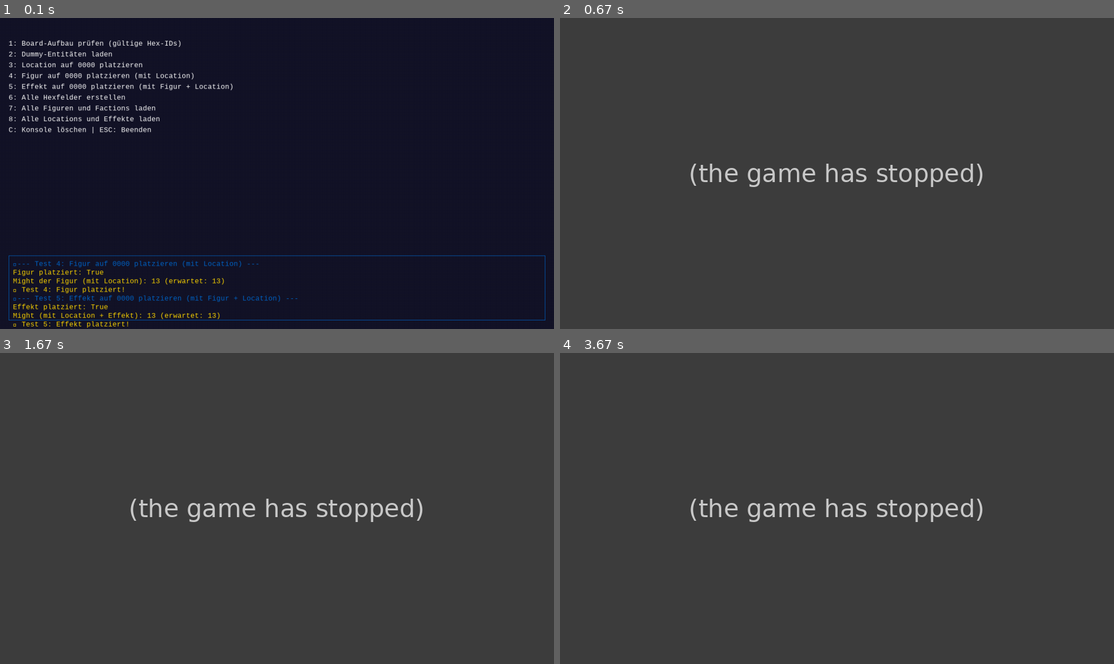
Above: before the commit, frames 1-4 (two rows, left to right).
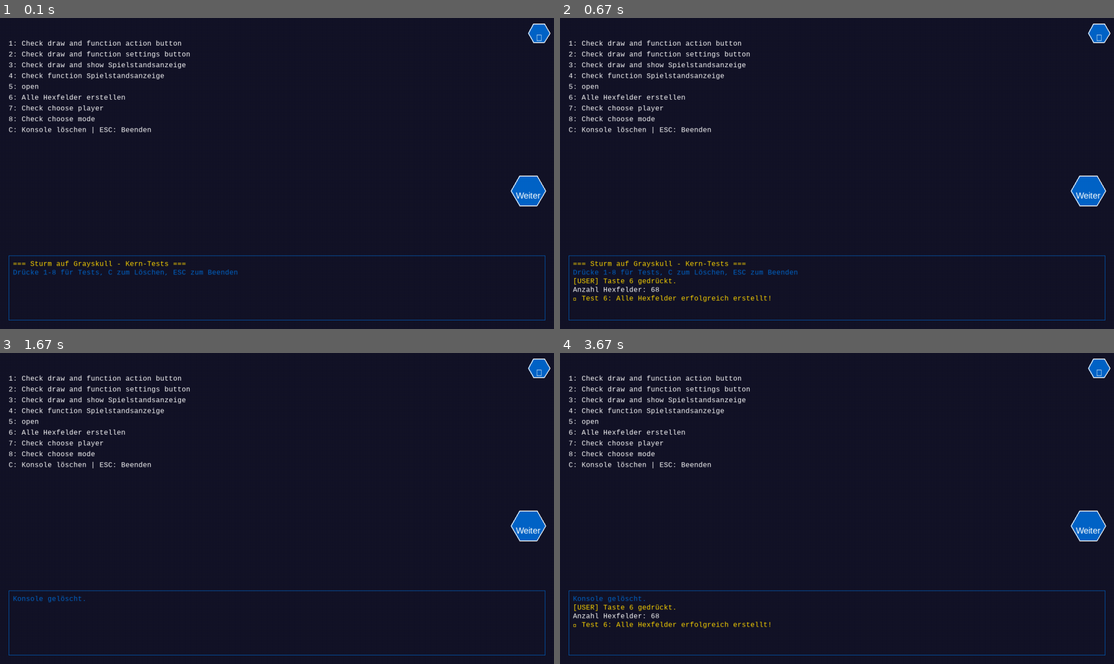
Above: after the commit, the same moments.

Repository: falkstergaming/Assault
Game: pygame game, started from main.py
Two runs of this game, one before a commit and one after it. Both use one fixed random seed, a clock stepped at 60 frames per second and the inputs below.
Inputs (mouse positions are in pixels of both pictures, inside the frame that each line leads up to):
- Up to frame 1 (0.1 s): no input
- Up to frame 2 (0.67 s): hold 6 from 0.33 s (still down); move the mouse to (814, 185) at 0.37 s
- Up to frame 3 (1.67 s): release 6 at 0.8 s; click "Weiter" at 0.88 s; press the mouse at (199, 443) at 1.2 s; move the mouse to (193, 424) at 1.3 s; release the mouse at (188, 405) at 1.43 s; tap C at 1.57 s; click (354, 440) at 1.58 s
- Up to frame 4 (3.67 s): tap C at 1.87, 2.07, 2.4, 2.7, 3.47 s; click (681, 558) at 2.08 s; tap 6 at 2.15, 3.55 s; click (992, 620) at 2.42 s; click (731, 433) at 3.48 s

The runs differ from the first frame. In frame 1, 4.2% of the frame differs, in the area x 2-100%, y 1-100%; in frame 2, 100%; in frame 3, 100%, in the area x 0-100%, y 0-100%; in frame 4, 100%.
Error before the commit: AttributeError: 'Board' object has no attribute 'get_valid_hex_ids' (simulation.py line 130); the game stopped at 0.33 s (later frames are placeholders)

Commit message:
Hexfelder und Hexbuttons

Diff:
--- a/core/utils/global_constants.py
+++ b/core/utils/global_constants.py
@@ -2,6 +2,13 @@
 Globale Konstanten für Sturm auf Grayskull.
 Alle Konstanten sind hier zentral definiert, um Wartbarkeit zu erhöhen.
 """
+# Hexfeld-Geometrie für die Wabenstruktur
+HEX_SIZE = {
+    "width": 80,    # eventuell kleiner machen
+    "height": 80
+}
+HEX_SPACING = 10     # Größerer Abstand zwischen den Hexfeldern
+
 
 # --- Might & Buffs ---
 DEFAULT_MIGHT_SPLIT = [0.5, 0.5]  # Standard-Might-Aufteilung für Felder mit 2 Idles
--- a/interfaces/renderer/pygame/components/button.py
+++ b/interfaces/renderer/pygame/components/button.py
@@ -1,68 +1,117 @@
+"""
+Button-Klasse für hexagonale Buttons.
+- Action-Button: Groß (size=80), rechts am Rand, mittig (für "Weiter").
+- Settings-Button: Klein (size=50), oben rechts im Eck.
+- BoardButton: Vorbereitung für Hexfelder des Spielfelds (interaktiv).
+"""
+
+from math import cos, sin, pi
+from typing import List, Tuple, Optional, Callable
 import pygame
-from typing import Optional, Callable
-from core.utils.global_constants import COLORS, FACTION_COLORS
+from core.utils.global_constants import COLORS
 
-class Button:
-    """Button-Klasse für das Spiel (z. B. Action-Button, Settings-Button)."""
+
+class HexButton:
+    """
+    Basis-Klasse für ALLE hexagonalen Buttons im Spiel.
+    - Präzise Kollisionserkennung (Point-in-Polygon).
+    - Highlighting bei Mausüberfahrt.
+    - Text und Symbol-Unterstützung.
+    - Callback-Funktion bei Klick.
+
+    Standardgrößen:
+    - Action-Button: size=80 (rechts am Rand, mittig).
+    - Settings-Button: size=50 (oben rechts im Eck).
+    - BoardButton: size variabel (für Spielfeld-Hexfelder).
+    """
 
     def __init__(
         self,
         x: int,
         y: int,
-        width: int,
-        height: int,
+        size: int,          # Größe des Hexagons (Durchmesser)
+        color: tuple,
         text: str = "",
-        symbol: Optional[pygame.Surface] = None,  # Symbol (z. B. Pygame-Surface für ein Icon)
-        callback: Optional[Callable] = None,     # Funktion, die beim Klick aufgerufen wird
-        highlight_color: tuple = COLORS["highlight"],  # Farb-Highlight
-        base_color: tuple = COLORS["primary"],        # Standardfarbe
-        text_color: tuple = COLORS["text"],           # Textfarbe
+        hex_id: Optional[str] = None,
+        callback: Optional[Callable] = None,
+        highlight_color: Optional[tuple] = None,
+        symbol: Optional[pygame.Surface] = None,
+        text_color: tuple = COLORS["text"],
         font_size: int = 20,
     ):
+        # Basis-Eigenschaften
         self.x = x
         self.y = y
-        self.width = width
-        self.height = height
+        self.size = size
+        self.color = color
         self.text = text
+        self.hex_id = hex_id
+        self.callback = callback
+        self.highlight_color = highlight_color if highlight_color else self._lighten_color(color, 30)
         self.symbol = symbol
-        self.callback = callback
-        self.highlight_color = highlight_color
-        self.base_color = base_color
         self.text_color = text_color
         self.font = pygame.font.SysFont("Arial", font_size)
-        self.rect = pygame.Rect(x, y, width, height)
         self.is_highlighted = False
 
+        # Berechnete Eigenschaften
+        self.center_x = x + size / 2
+        self.center_y = y + size / 2
+        self.points = self._calculate_hex_points()
+
+    def _calculate_hex_points(self) -> List[Tuple[float, float]]:
+        """Berechnet die 6 Eckpunkte des Hexagons (aus deinem alten Code)."""
+        points = []
+        for i in range(6):
+            angle_deg = 60 * i
+            angle_rad = pi / 180 * angle_deg
+            point_x = self.center_x + self.size / 2 * cos(angle_rad)
+            point_y = self.center_y + self.size / 2 * sin(angle_rad)
+            points.append((point_x, point_y))
+        return points
+
+    def _lighten_color(self, color: tuple, factor: int = 30) -> tuple:
+        """Hellt eine Farbe um `factor` auf (für Highlighting)."""
+        r, g, b = color
+        r = min(255, r + factor)
+        g = min(255, g + factor)
+        b = min(255, b + factor)
+        return (r, g, b)
+
+    def point_in_polygon(self, point: Tuple[float, float]) -> bool:
+        """Point-in-Polygon-Test für präzise Hexagon-Kollisionserkennung."""
+        x, y = point
+        inside = False
+        j = len(self.points) - 1
+        for i in range(len(self.points)):
+            if ((self.points[i][1] > y) != (self.points[j][1] > y) and
+                x < (self.points[j][0] - self.points[i][0]) * (y - self.points[i][1]) / (self.points[j][1] - self.points[i][1]) + self.points[i][0]):
+                inside = not inside
+            j = i
+        return inside
+
+    def handle_event(self, event: pygame.event.Event) -> bool:
+        """Behandelt Maus-Events (Highlighting und Klicks). Gibt True zurück, wenn geklickt."""
+        if event.type == pygame.MOUSEMOTION:
+            self.is_highlighted = self.point_in_polygon(event.pos)
+        elif event.type == pygame.MOUSEBUTTONDOWN and event.button == 1:
+            if self.point_in_polygon(event.pos) and self.callback:
+                self.callback()
+                return True
+        return False
+
     def render(self, surface: pygame.Surface):
-        """Zeichnet den Button auf der Oberfläche."""
-        # Hintergrund (mit Highlight)
-        color = self.highlight_color if self.is_highlighted else self.base_color
-        pygame.draw.rect(surface, color, self.rect, border_radius=5)
-        pygame.draw.rect(surface, COLORS["text"], self.rect, 2, border_radius=5)  # Rahmen
+        """Zeichnet den hexagonalen Button auf der Oberfläche."""
+        color = self.highlight_color if self.is_highlighted else self.color
+        pygame.draw.polygon(surface, color, self.points)
+        pygame.draw.polygon(surface, COLORS["text"], self.points, 2)  # Rahmen
 
         # Symbol (falls vorhanden)
         if self.symbol:
-            symbol_rect = self.symbol.get_rect(center=self.rect.center)
+            symbol_rect = self.symbol.get_rect(center=(self.center_x, self.center_y - 10))
             surface.blit(self.symbol, symbol_rect)
 
         # Text (falls vorhanden)
         if self.text:
             text_surface = self.font.render(self.text, True, self.text_color)
-            text_rect = text_surface.get_rect(center=self.rect.center)
-            if self.symbol:
-                text_rect.y += self.height // 4  # Text unter dem Symbol
+            text_rect = text_surface.get_rect(center=(self.center_x, self.center_y + 10))
             surface.blit(text_surface, text_rect)
-
-    def handle_event(self, event: pygame.event.Event) -> bool:
-        """Behandelt Maus-Events (Highlighting, Klicks). Gibt True zurück, wenn der Button geklickt wurde."""
-        if event.type == pygame.MOUSEMOTION:
-            self.is_highlighted = self.rect.collidepoint(event.pos)
-        elif event.type == pygame.MOUSEBUTTONDOWN and event.button == 1:  # Linksklick
-            if self.rect.collidepoint(event.pos) and self.callback:
-                self.callback()
-                return True
-        return False
-
-    def set_highlight(self, highlighted: bool):
-        """Setzt den Highlight-Status manuell."""
-        self.is_highlighted = highlighted
--- a/interfaces/renderer/pygame/screen.py
+++ b/interfaces/renderer/pygame/screen.py
@@ -1,40 +1,22 @@
-"""
-Screen-Modul für Pygame.
-Lädt Hintergrundbilder (JPG) aus dem artwork/-Ordner und rendert UI-Elemente.
-Nutzt Farben aus global_constants.
-"""
-
 import pygame
 import os
 from pathlib import Path
 from typing import List
 from core.utils.global_constants import COLORS
-from core.utils.global_constants import FONT_CONSOLE
-from interfaces.renderer.pygame.components.button import Button  # ✅ Importiere Button
-
+from interfaces.renderer.pygame.components.button import HexButton
 
 class Screen:
-    """
-    Verwaltet das Pygame-Fenster und rendert UI-Elemente.
-    Lädt automatisch JPG-Hintergrundbilder aus dem artwork/-Ordner.
-    """
+    """Verwaltet das Pygame-Fenster, Hintergrundbild, Hex-Buttons und Text-Rendering."""
 
     def __init__(self, width: int = 1280, height: int = 720):
-        """
-        Initialisiert den Screen.
-
-        Args:
-            width: Breite des Fensters.
-            height: Höhe des Fensters.
-        """
         pygame.init()
         self.width = width
         self.height = height
         self.screen = pygame.display.set_mode((width, height))
         pygame.display.set_caption("Sturm auf Grayskull")
         self.background = None
-        self.font = pygame.font.SysFont(*FONT_CONSOLE)  # ✅ Font einmal erstellen
-        self.buttons: List[Button] = []  # ✅ Liste für Buttons
+        self.buttons: List[HexButton] = []  # Hex-Buttons
+        self.font = pygame.font.SysFont("Courier New", 16)  # ✅ Font für draw_text
         self._load_background()
 
     def _load_background(self) -> None:
@@ -44,41 +26,40 @@
             for jpg_file in artwork_dir.glob("*.jpg"):
                 try:
                     self.background = pygame.image.load(str(jpg_file)).convert()
-                    # Skalieren, falls nötig
                     if self.background.get_size() != (self.width, self.height):
                         self.background = pygame.transform.scale(self.background, (self.width, self.height))
                     print(f"Geladenes Hintergrundbild: {jpg_file.name}")
-                    break  # Nimmt das erste JPG
+                    break
                 except Exception as e:
                     print(f"Fehler beim Laden von {jpg_file}: {e}")
 
-    def add_button(self, button: Button):
-        """Fügt einen Button zur Screen hinzu."""
+    def draw_text(self, text: str, x: int, y: int, color: tuple = COLORS["text"]):
+        """Zeichnet Text auf dem Bildschirm mit globaler Farbe."""
+        text_surface = self.font.render(text, True, color)
+        self.screen.blit(text_surface, (x, y))
+
+    def add_button(self, button: HexButton):
+        """Fügt einen HexButton hinzu."""
         self.buttons.append(button)
 
     def render(self) -> None:
-        """Rendert den Hintergrund (oder Farbe aus global_constants)."""
+        """Rendert Hintergrund, Hex-Buttons und andere UI-Elemente."""
         if self.background:
             self.screen.blit(self.background, (0, 0))
         else:
-            self.screen.fill(COLORS["background"])  # Fallback: Farbe aus global_constants
+            self.screen.fill(COLORS["background"])
 
-        # ✅ Buttons rendern
+        # Hex-Buttons rendern
         for button in self.buttons:
             button.render(self.screen)
 
-    def draw_text(self, text: str, x: int, y: int, color: tuple = COLORS["text"]):
-        """Zeichnet Text auf dem Bildschirm mit globaler Farbe."""
-        text_surface = self.font.render(text, True, color)  # ✅ Font wiederverwenden
-        self.screen.blit(text_surface, (x, y))
+    def handle_event(self, event: pygame.event.Event) -> bool:
+        """Behandelt Events für Hex-Buttons. Gibt True zurück, wenn ein Button geklickt wurde."""
+        for button in self.buttons:
+            if button.handle_event(event):
+                return True
+        return False
 
     def get_surface(self) -> pygame.Surface:
-        """Gibt die Pygame-Oberfläche zurück (für Rendering durch andere Komponenten)."""
+        """Gibt die Pygame-Oberfläche zurück."""
         return self.screen
-
-    def handle_event(self, event: pygame.event.Event) -> bool:
-        """Behandelt Events für alle Buttons. Gibt True zurück, wenn ein Button geklickt wurde."""
-        for button in self.buttons:
-         if button.handle_event(event):
-            return True
-        return False
--- a/simulation.py
+++ b/simulation.py
@@ -1,20 +1,32 @@
+""""
+Simulation.py für Sturm auf Grayskull.
+- Startet die Testumgebung mit Pygame.
+- Zeigt Testbeschreibungen an und führt Tests aus.
+- Enthält Action- und Settings-Button (HexButtons).
+- Test 6 (Alle Hexfelder erstellen) bleibt manuell ausführbar (Taste 6).
+- JSON-Daten werden wie von dir gewünscht geladen (mit base_dir und os.path.join).
+"""
+
 import pygame
+from pygame.locals import *
+import json
 import os
-import json
-from pygame.locals import *
+from pathlib import Path
+
+# --- Imports für das Spiel ---
 from core.game.board import Board
 from core.entities.figure import Figure
 from core.entities.location import Location
 from core.entities.effect import Effect
 from core.utils.hex_id import HexID
 from core.utils.global_constants import COLORS
-from core.tests.init_test import InitTest  # ✅ Neuer Import
+from interfaces.renderer.pygame.screen import Screen
+from interfaces.renderer.pygame.components.button import HexButton
 
+# --- JSON-Daten laden (DEIN ORIGINAL-CODE) ---
 # Basisverzeichnis (Ordner der simulation.py)
 base_dir = os.path.dirname(os.path.abspath(__file__))
 data_dir = os.path.join(base_dir, "data")
-
-# --- JSON-Daten laden (wie in deiner Version) ---
 
 with open(os.path.join(data_dir, "figurenwerk.json"), "r", encoding="utf-8") as f:
     figuren = json.load(f)
@@ -23,12 +35,12 @@
 with open(os.path.join(data_dir, "effekte.json"), "r", encoding="utf-8") as f:
     effekte = json.load(f)
 
-# --- Dummy-Entitäten (wie in deiner Version) ---
+# --- Dummy-Entitäten (DEIN ORIGINAL-CODE) ---
 dummy_figure = Figure.from_dict(figuren["0000"])
 dummy_location = Location.from_dict(eterniaorte["0000"])
 dummy_effect = Effect.from_dict(effekte["0000"])
 
-# --- Konsolenklasse (wie in deiner Version) ---
+# --- Konsolenklasse (bestehend) ---
 class InGameConsole:
     def __init__(self, x, y, width, height, max_lines=15):
         self.x = x
@@ -54,58 +66,65 @@
             text_surface = self.font.render(line, True, color)
             surface.blit(text_surface, (self.x + 10, self.y + 10 + i * 20))
 
-# --- Screen-Klasse (wie in deiner Version) ---
-class Screen:
-    def __init__(self, width, height):
-        self.screen = pygame.display.set_mode((width, height))
-        self.width = width
-        self.height = height
-        pygame.display.set_caption("Sturm auf Grayskull - Kern-Tests")
-
-    def render(self):
-        self.screen.fill(COLORS["background"])
-
-    def draw_text(self, text, x, y, color=COLORS["text"]):
-        font = pygame.font.SysFont("Courier New", 16)
-        text_surface = font.render(text, True, color)
-        self.screen.blit(text_surface, (x, y))
-
-    def get_surface(self):
-        return self.screen
-
-# --- Testbeschreibungen (wie in deiner Version) ---
+# --- Testbeschreibungen (aktualisiert) ---
 test_descriptions = [
-    "1: Board-Aufbau prüfen (gültige Hex-IDs)",
-    "2: Dummy-Entitäten laden",
-    "3: Location auf 0000 platzieren",
-    "4: Figur auf 0000 platzieren (mit Location)",
-    "5: Effekt auf 0000 platzieren (mit Figur + Location)",
+    "1: Check draw and function action button",
+    "2: Check draw and function settings button",
+    "3: Check draw and show Spielstandsanzeige",
+    "4: Check function Spielstandsanzeige",
+    "5: open ",
     "6: Alle Hexfelder erstellen",
-    "7: Alle Figuren und Factions laden",
-    "8: Alle Locations und Effekte laden",
+    "7: Check choose player",
+    "8: Check choose mode",
     "C: Konsole löschen | ESC: Beenden"
 ]
 
 # --- Hauptfunktion ---
 def main():
+    # --- Initialisierung ---
     pygame.init()
+
+    # Board initialisieren
+    board = Board()
+
+    # Screen und Console erstellen
     screen = Screen(1280, 720)
-    console = InGameConsole(20, 550, 1240, 150, max_lines=15)
-    board = Board()
+    console = InGameConsole(x=20, y=550, width=1240, height=150, max_lines=15)
+
+    # --- Action- und Settings-Button erstellen und hinzufügen ---
+    # Action-Button: Groß (size=80), rechts am Rand, mittig
+    action_button = HexButton(
+        x=1280 - 100,  # 100px Abstand zum rechten Rand
+        y=360,          # Mittig (720/2 = 360)
+        size=80,        # Groß
+        color=COLORS["primary"],
+        text="Weiter",
+        callback=lambda: console.log("[ACTION] Action-Button geklickt!", COLORS["highlight"])
+    )
+    screen.add_button(action_button)
+
+    # Settings-Button: Klein (size=50), oben rechts im Eck
+    settings_button = HexButton(
+        x=1280 - 60,   # 10px Abstand + 50/2 (size/2)
+        y=10,           # 10px Abstand nach oben
+        size=50,        # Klein
+        color=COLORS["primary"],
+        text="⚙",       # Symbol für Settings
+        callback=lambda: console.log("[SETTINGS] Settings-Button geklickt!", COLORS["highlight"])
+    )
+    screen.add_button(settings_button)
 
     # --- Konsolenausgabe im Fenster ---
     console.log("=== Sturm auf Grayskull - Kern-Tests ===", COLORS["highlight"])
     console.log("Drücke 1-8 für Tests, C zum Löschen, ESC zum Beenden", COLORS["primary"])
 
-    # ✅ Automatische Ausführung der Init-Tests (1–5, 7–8) beim Start
-    init_test = InitTest(board, console, screen, figuren, eterniaorte, effekte)
-    init_test.run()  # Führt Tests 1–5, 7–8 aus
-
-    # --- Hauptschleife (wie in deiner Version) ---
+    # --- Hauptschleife ---
     running = True
     clock = pygame.time.Clock()
+
     while running:
-        screen.render()  # Hintergrund rendern
+        # --- Hintergrund und UI rendern ---
+        screen.render()
 
         # --- Testbeschreibungen zeichnen ---
         for i, desc in enumerate(test_descriptions):
@@ -127,13 +146,11 @@
                 elif event.key == K_6:
                     console.log("[USER] Taste 6 gedrückt.", COLORS["highlight"])
                     # Test 6: Alle Hexfelder erstellen
-                    valid_ids = [h.raw_id for h in board.get_valid_hex_ids()]
+                    valid_ids = [h.raw_id for h in board._valid_hex_ids]
                     console.log(f"Anzahl Hexfelder: {len(valid_ids)}", COLORS["text"])
                     console.log("✅ Test 6: Alle Hexfelder erfolgreich erstellt!", COLORS["highlight"])
-                # ✅ Tests 1–5, 7–8 werden nicht mehr manuell aufgerufen (laufen automatisch beim Start)
-            elif event.type == MOUSEBUTTONDOWN:
-                x, y = pygame.mouse.get_pos()
-                console.log(f"[USER] Mausklick bei ({x}, {y})", COLORS["highlight"])
+            # --- Button-Events behandeln ---
+            screen.handle_event(event)
 
         pygame.display.flip()
         clock.tick(30)
Not shown, changed: README.md
